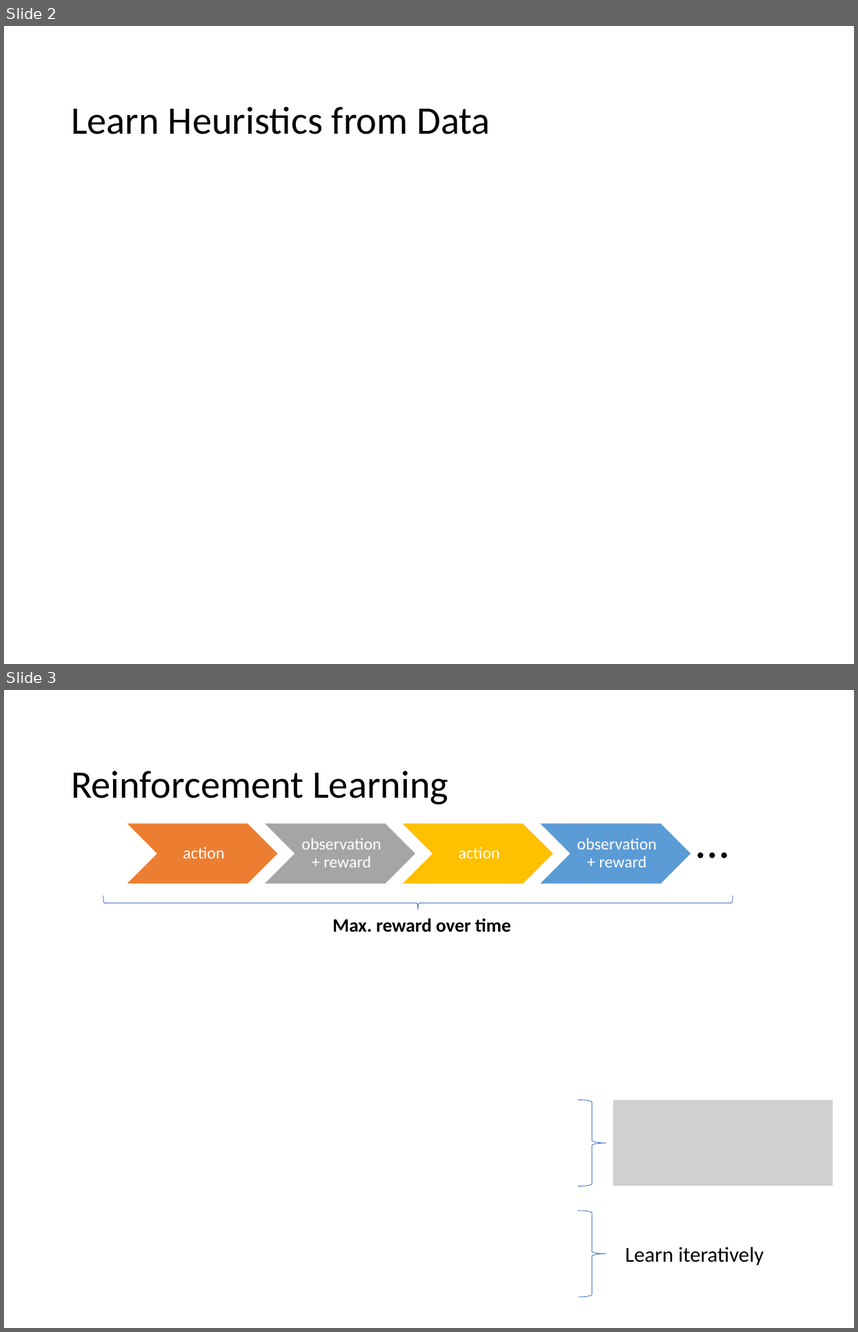
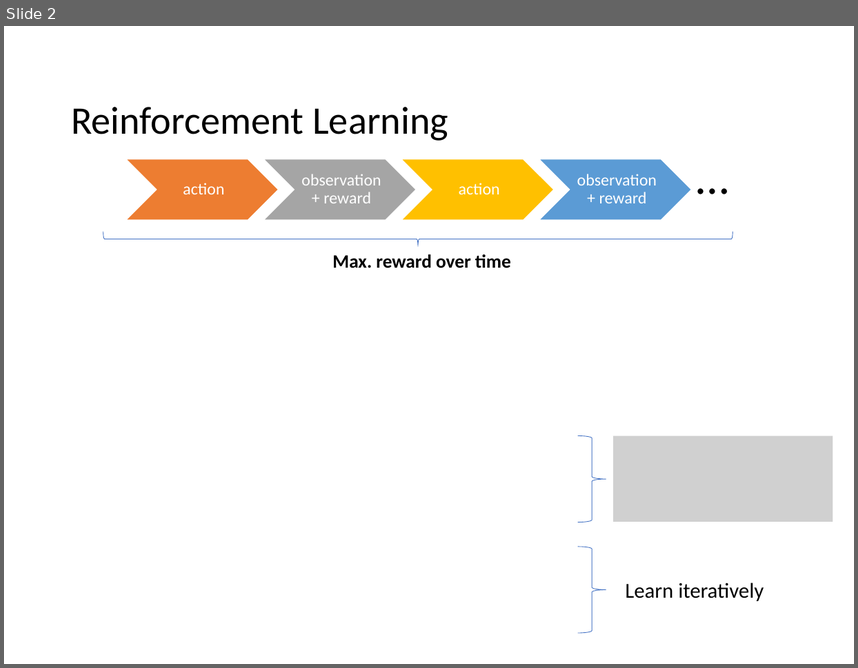
Before and after one commit to mhahsler/CS7320-AI, a slide deck: slides/xx_more_AI.pptx. Shown one above the other, each under a label of ours: slides 2 and 3 before the commit, slide 2 after it. The pictures are 858x1332 and 858x668 pixels, drawn with LibreOffice and Linux fonts; fonts in the diff are those of the drawing; grey boxes stand for pictures. Boxes give left, top, right and bottom in pixels: in the first picture for what was removed or moved away, otherwise in the second. Text is boxed around its words. In the diff, an @@ line names an element or a change of style, - is before the commit and + after.

```diff
--- a/slides/xx_more_AI.pptx
+++ b/slides/xx_more_AI.pptx
@@ slide 2 removed at <box>4,26,854,664</box>, background #FFFFFF @@
@@ title removed at <box>71,107,490,134</box> @@
-Learn Heuristics from Data
@@ what was slide 3 is now slide 2 @@
```
Also in this commit, not shown: 2 slides changed, 1 other file.
